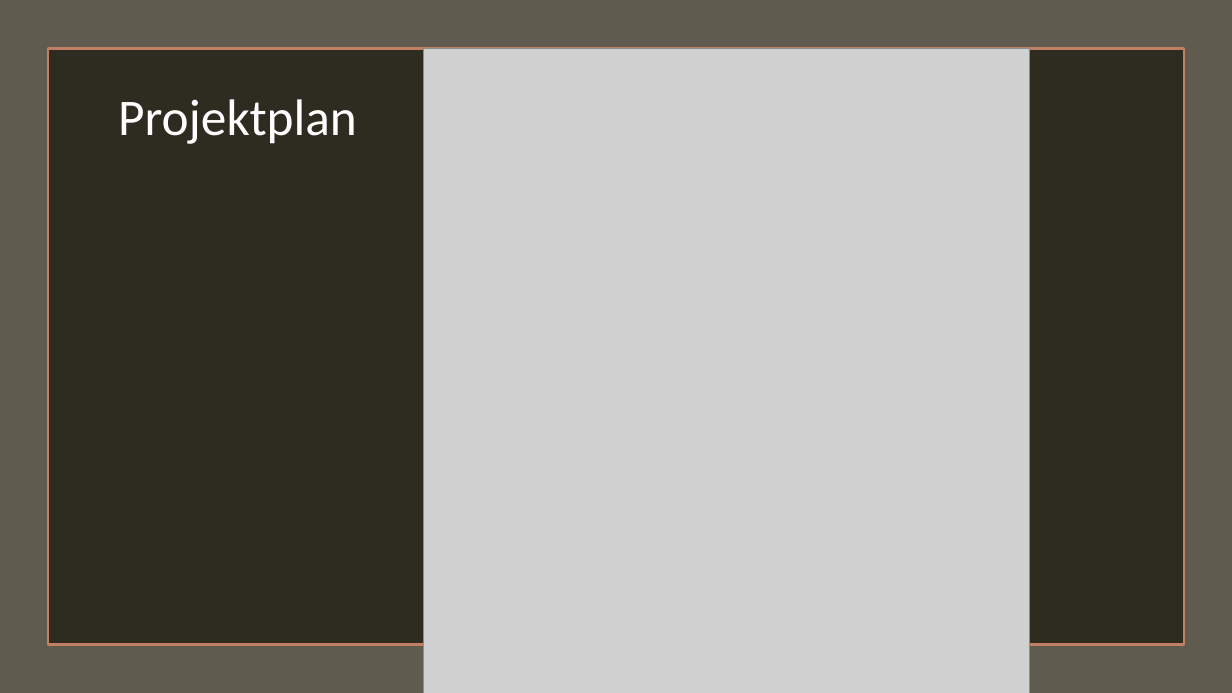
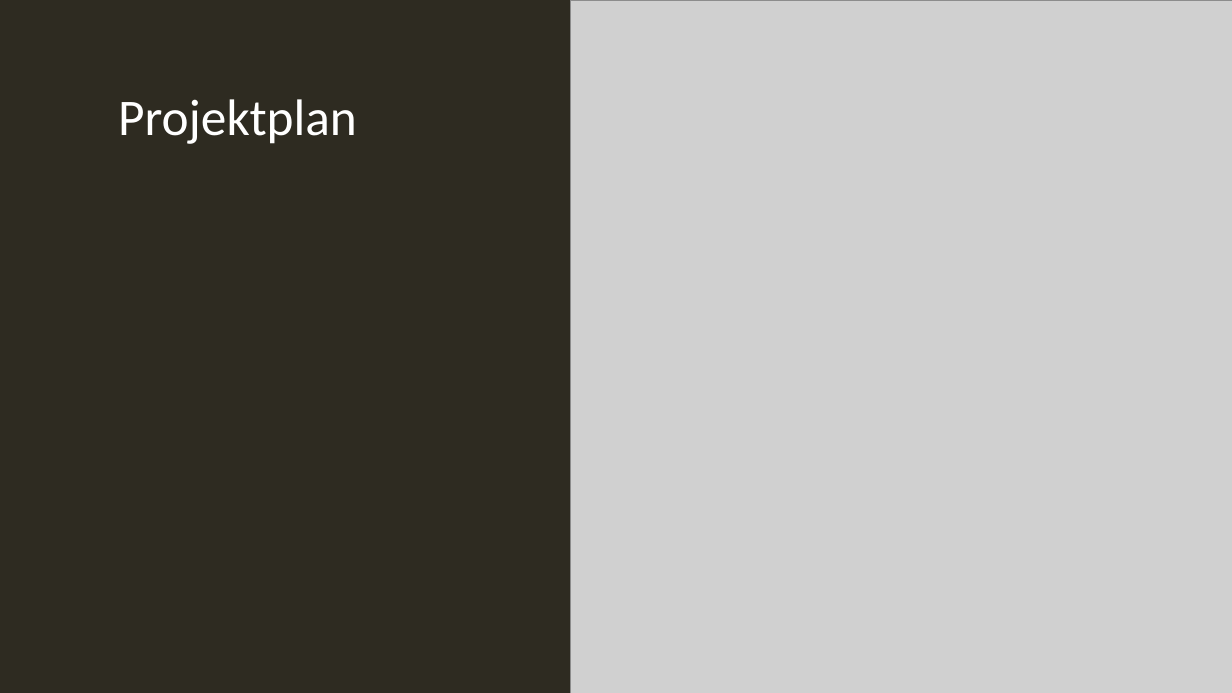
Before and after one commit to plastikpamaro/MKon, a slide deck: slide 15 of Meilenstein 1/Präsentation/Präsentation MS1.pptx. Drawn at 1232x693 pixels with LibreOffice and Linux fonts; fonts in the diff are those of the drawing; grey boxes stand for pictures. Boxes give left, top, right and bottom in pixels: in the first picture for what was removed or moved away, otherwise in the second. Text is boxed around its words. In the diff, an @@ line names an element or a change of style, - is before the commit and + after.

```diff
--- a/Meilenstein 1/Präsentation/Präsentation MS1.pptx
+++ b/Meilenstein 1/Präsentation/Präsentation MS1.pptx
@@ background #4960A6 to #2E2B21 @@
@@ rectangle removed at (0, 0, 1232, 693) @@
@@ picture: place and size @@
-picture at (423, 49, 1030, 693)
+picture at (571, 0, 1232, 693)
@@ rectangle removed at (48, 49, 1184, 645) @@
```
Also in this commit, not shown: 2 other slides changed, 1 slide added, 1 slide removed, 1 other file.
